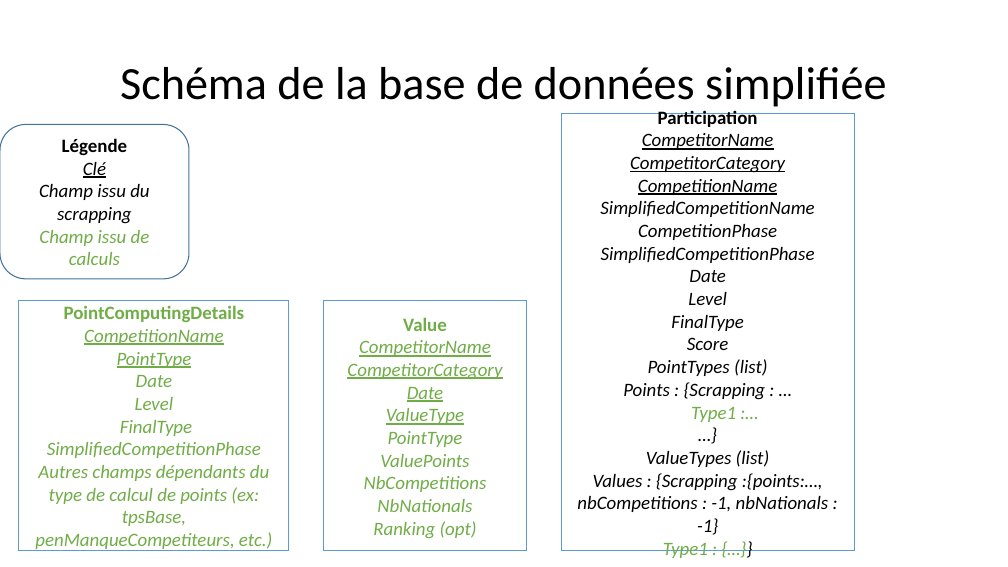
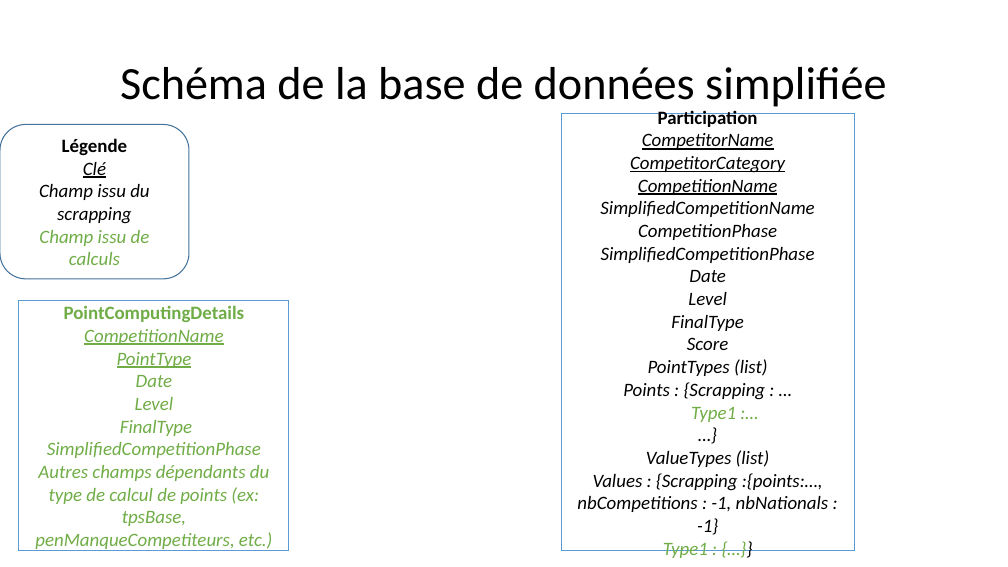
Before and after one commit to CharlesDampeyrou/calcul-de-points-FFCK, a slide deck: slide 3 of documentation/architecture logicielle.pptx. Drawn at 1008x567 pixels with LibreOffice and Linux fonts; fonts in the diff are those of the drawing. Boxes give left, top, right and bottom in pixels: in the first picture for what was removed or moved away, otherwise in the second. Text is boxed around its words. In the diff, an @@ line names an element or a change of style, - is before the commit and + after.

Commit message:
Suppression de la collection "values" dans la bdd

```diff
--- a/documentation/architecture logicielle.pptx
+++ b/documentation/architecture logicielle.pptx
@@ rectangle removed at <box>324,300,526,551</box> @@
-Value
-CompetitorName
-CompetitorCategory
-Date
-ValueType
-PointType
-ValuePoints NbCompetitions
-NbNationals
-Ranking (opt)
```
Also in this commit, not shown: 1 other slide changed, 1 other file.
